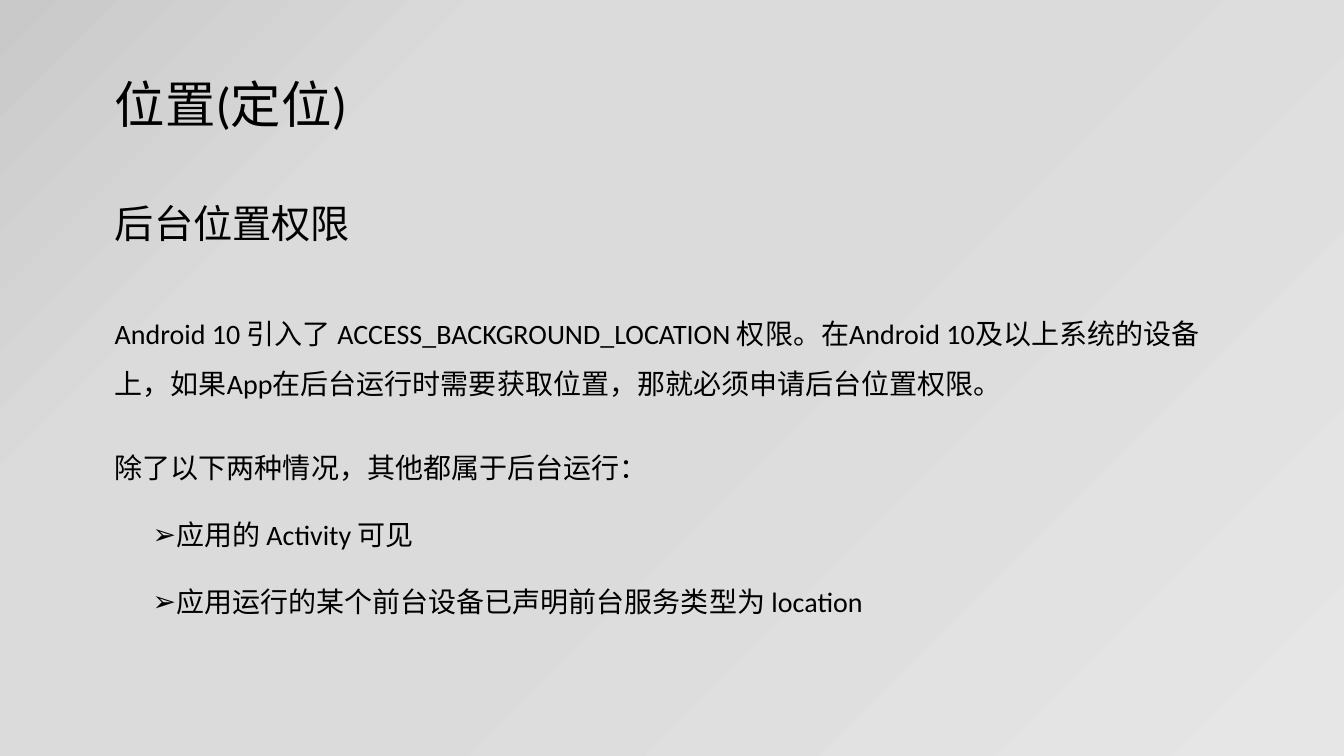
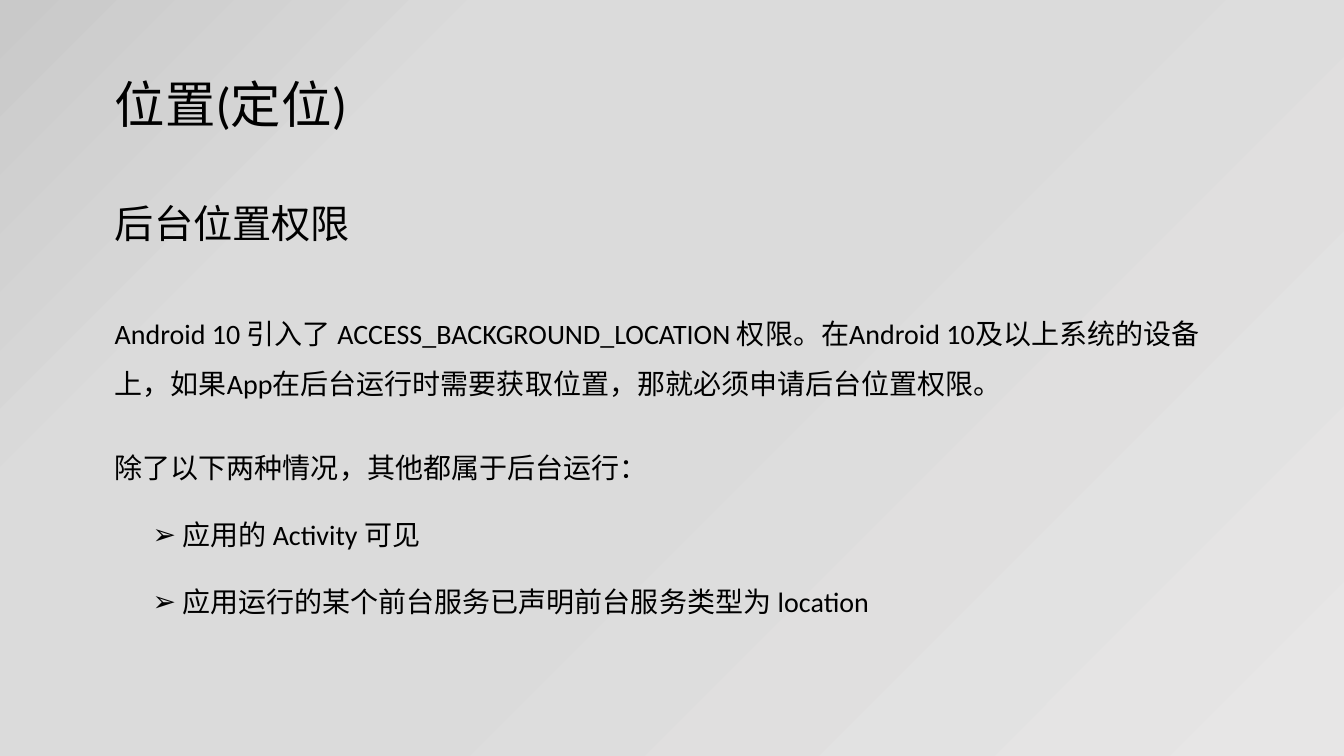
Before and after one commit to jianjunxiao/Adaptation, a slide deck: slide 16 of Android10、11适配.pptx. Drawn at 1344x756 pixels with LibreOffice and Linux fonts; fonts in the diff are those of the drawing. Boxes give left, top, right and bottom in pixels: in the first picture for what was removed or moved away, otherwise in the second. Text is boxed around its words. In the diff, an @@ line names an element or a change of style, - is before the commit and + after.

```diff
--- a/Android10、11适配.pptx
+++ b/Android10、11适配.pptx
@@ text at bbox=[182, 588, 869, 615]: text changed @@
-➢ 应用运行的某个前台设备已声明前台服务类型为 location
+➢ 应用运行的某个前台服务已声明前台服务类型为 location
```
Also in this commit, not shown: 8 other slides changed, 3 other files.
